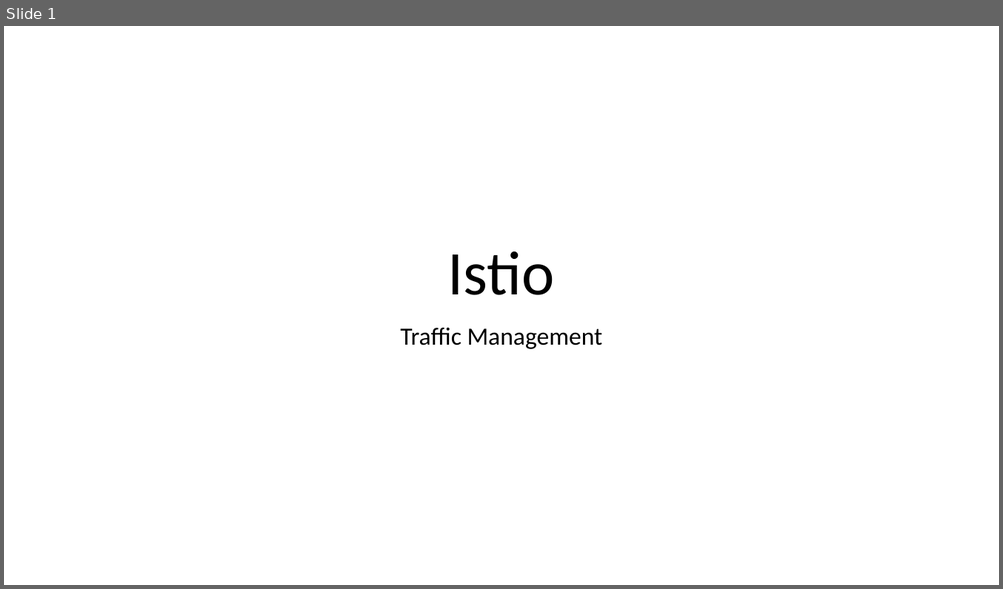
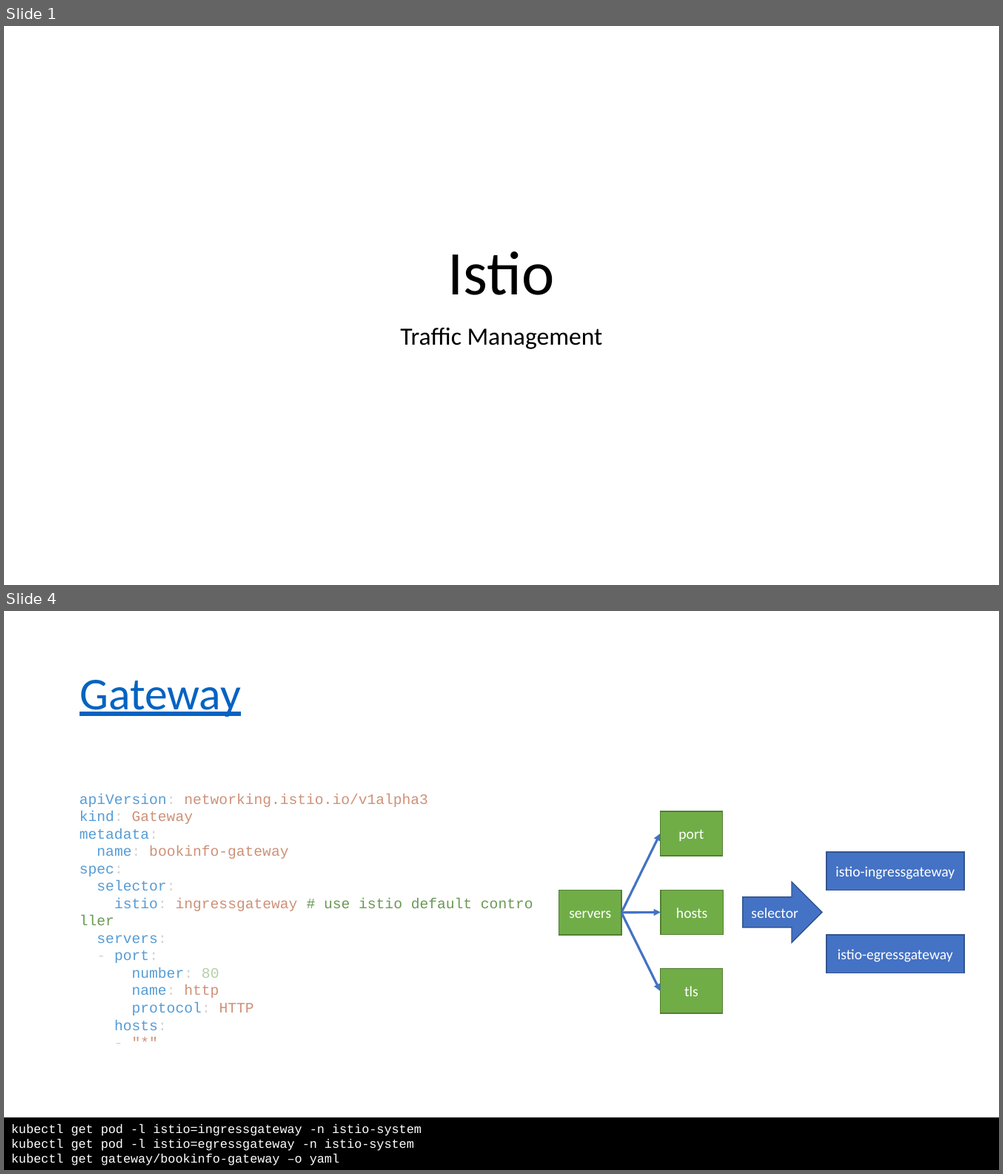
Before and after one commit to asantos2000/katacoda-scenarios, a slide deck: istio/deploy-istio-on-kubernetes/assets/istio.pptx. Shown one above the other, each under a label of ours: slide 1 before the commit, slides 1 and 4 after it; the slides between them are not shown. The pictures are 1003x589 and 1003x1174 pixels, drawn with LibreOffice and Linux fonts; fonts in the diff are those of the drawing. Boxes give left, top, right and bottom in pixels: in the first picture for what was removed or moved away, otherwise in the second. Text is boxed around its words. In the diff, an @@ line names an element or a change of style, - is before the commit and + after.

```diff
--- a/istio/deploy-istio-on-kubernetes/assets/istio.pptx
+++ b/istio/deploy-istio-on-kubernetes/assets/istio.pptx
@@ slide 4 added at box(4, 611, 999, 1170), background #FFFFFF @@
@@ title added at box(79, 680, 241, 717), 44 pt, text #0563C1, underline @@
+Gateway
@@ text added at box(79, 794, 472, 1031), 14 pt, text #569CD6 @@
+apiVersion: networking.istio.io/v1alpha3
+kind: Gateway
+metadata:
+name: bookinfo-gateway
+spec:
+selector:
+istio: ingressgateway # use istio default controller
+servers:
+- port:
+number: 80
+name: http
+protocol: HTTP
+hosts:
+- "*"
@@ rectangle added at box(660, 812, 723, 857), fill #70AD47, outline #538035 1 pt, 14 pt, text #FFFFFF @@
+port
@@ arrow added from (621, 913) to (660, 834), #4472C4 2.25 pt @@
@@ rectangle added at box(826, 852, 964, 890), fill #4472C4, outline #325491 1 pt, 14 pt, text #FFFFFF @@
+istio-ingressgateway
@@ rectangle added at box(559, 891, 622, 936), fill #70AD47, outline #538035 1 pt, 14 pt, text #FFFFFF @@
+servers
@@ rectangle added at box(660, 890, 723, 935), fill #70AD47, outline #538035 1 pt, 14 pt, text #FFFFFF @@
+hosts
@@ right arrow added at box(743, 883, 822, 943), fill #4472C4, outline #325491 1 pt, 14 pt, text #FFFFFF @@
+selector
@@ arrow added from (621, 913) to (660, 912), #4472C4 2.25 pt @@
@@ arrow added from (621, 913) to (660, 991), #4472C4 2.25 pt @@
@@ rectangle added at box(826, 936, 964, 974), fill #4472C4, outline #325491 1 pt, 14 pt, text #FFFFFF @@
+istio-egressgateway
@@ rectangle added at box(660, 969, 723, 1014), fill #70AD47, outline #538035 1 pt, 14 pt, text #FFFFFF @@
+tls
@@ rectangle added at box(4, 1118, 999, 1170), fill #000000, 12 pt, text #FFFFFF @@
+kubectl get pod -l istio=ingressgateway -n istio-system
+kubectl get pod -l istio=egressgateway -n istio-system
+kubectl get gateway/bookinfo-gateway –o yaml
```
Also in this commit, not shown: 3 slides changed, 3 other slides added, 2 slides removed, 2 other files.
